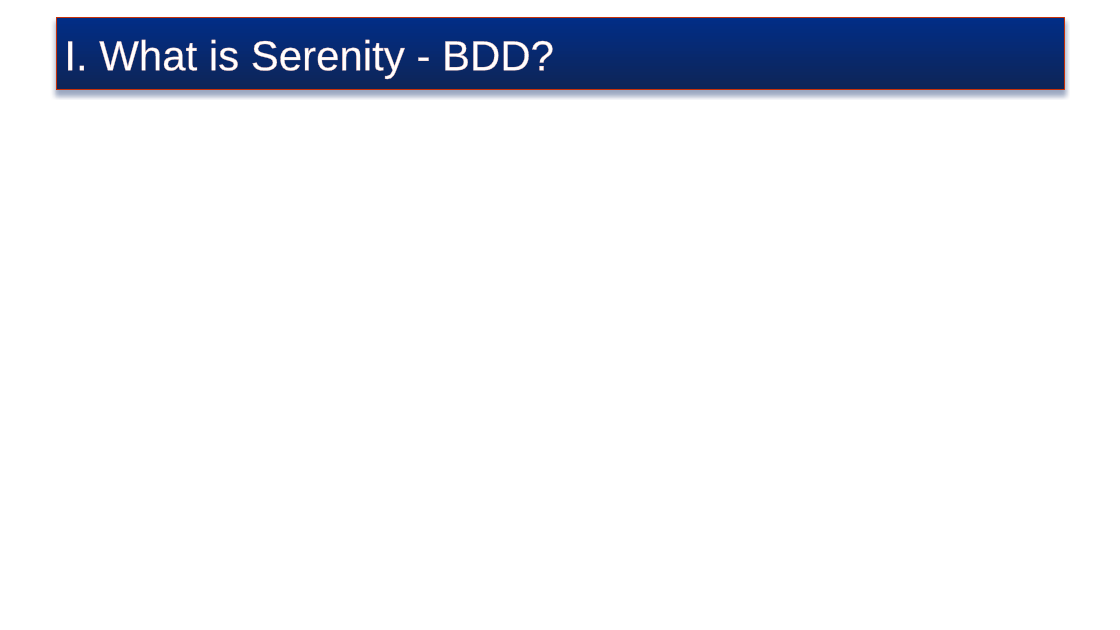
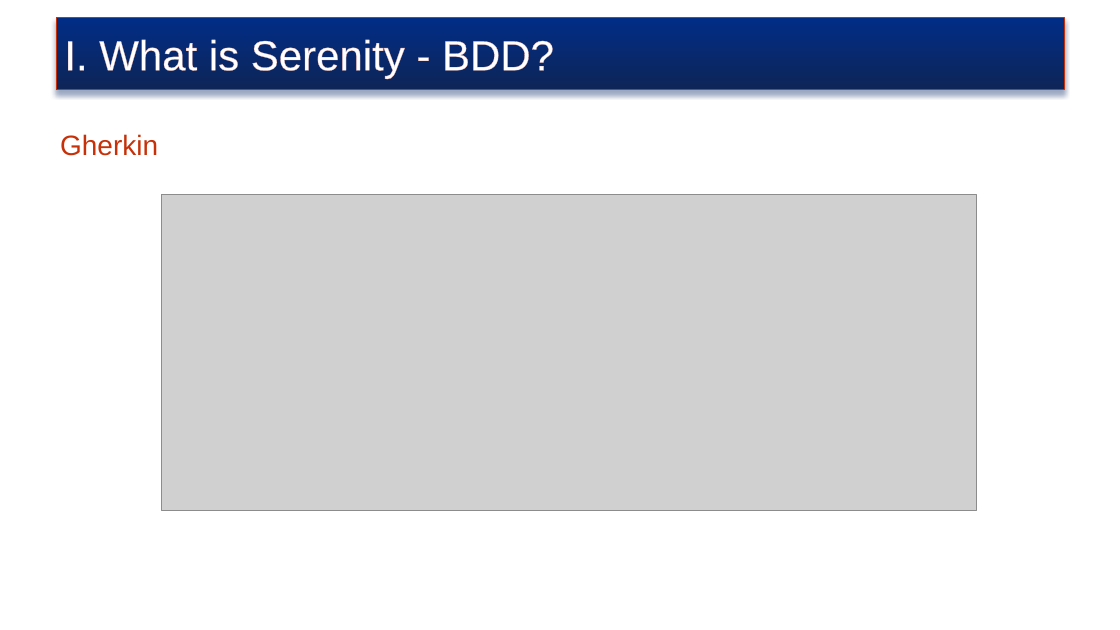
Before and after one commit to truyenkv/sharing, a slide deck: slide 6 of Sharing.pptx (slide 4 before the commit). Drawn at 1120x630 pixels with LibreOffice and Linux fonts; fonts in the diff are those of the drawing; grey boxes stand for pictures; background and template pictures are left out. Boxes give left, top, right and bottom in pixels: in the first picture for what was removed or moved away, otherwise in the second. Text is boxed around its words. In the diff, an @@ line names an element or a change of style, - is before the commit and + after.

```diff
--- a/Sharing.pptx
+++ b/Sharing.pptx
@@ text added at [60,134,158,156], 24 pt, text #C73109 @@
+Gherkin
@@ picture added at [161,195,977,511] @@
```
Also in this commit, not shown: 3 other slides changed, 10 slides added, 3 slides removed.
